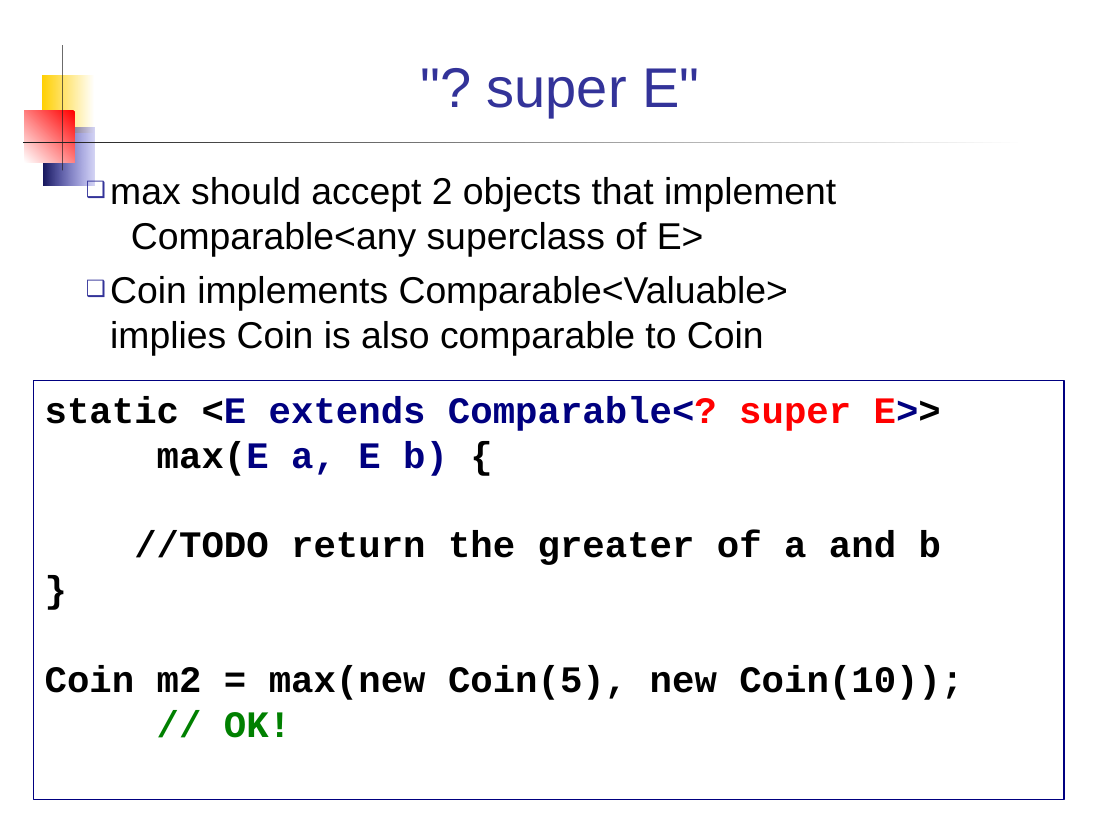
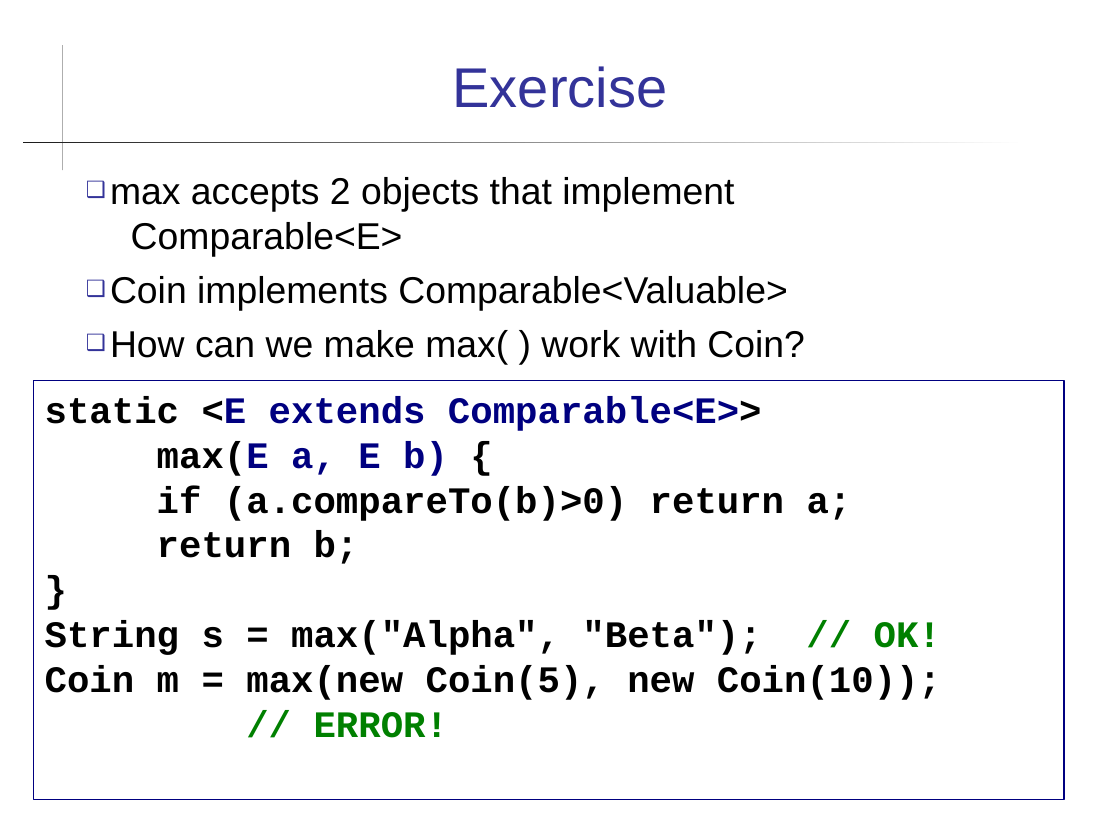
Before and after one commit to skeoop/skeoop.github.io, a slide deck: slide 12 of week13/Generics.ppt (slide 11 before the commit). Drawn at 1120x840 pixels with LibreOffice and Linux fonts; fonts in the diff are those of the drawing. Boxes give left, top, right and bottom in pixels: in the first picture for what was removed or moved away, otherwise in the second. Text is boxed around its words. In the diff, an @@ line names an element or a change of style, - is before the commit and + after.

```diff
--- a/week13/Generics.ppt
+++ b/week13/Generics.ppt
@@ rectangle removed at [41, 75, 94, 133] @@
@@ title at [453, 66, 668, 108]: text changed @@
-"? super E"
+Exercise
@@ rectangle removed at [25, 111, 75, 162] @@
@@ rectangle removed at [44, 128, 94, 186] @@
@@ text at [110, 177, 805, 365]: text changed @@
-❑ max should accept 2 objects that implement
-  Comparable<any superclass of E>
-❑ Coin implements Comparable<Valuable>
-  implies Coin is also comparable to Coin
+❑ max accepts 2 objects that implement
+  Comparable<E>
+❑ Coin implements Comparable<Valuable>
+❑ How can we make max( ) work with Coin?
@@ text in rectangle at [45, 396, 762, 431]: text changed @@
-static <E extends Comparable<? super E>>
+static <E extends Comparable<E>>
@@ text in rectangle at [157, 486, 852, 564]: text changed @@
-//TODO return the greater of a and b
+if (a.compareTo(b)>0) return a;
+return b;
@@ text in rectangle at [45, 620, 941, 738]: text changed @@
-Coin m2 = max(new Coin(5), new Coin(10));
-// OK!
+String s = max("Alpha", "Beta"); // OK!
+Coin m = max(new Coin(5), new Coin(10));
+// ERROR!
```
Also in this commit, not shown: 12 other slides changed, 1 slide added, 1 other file.
